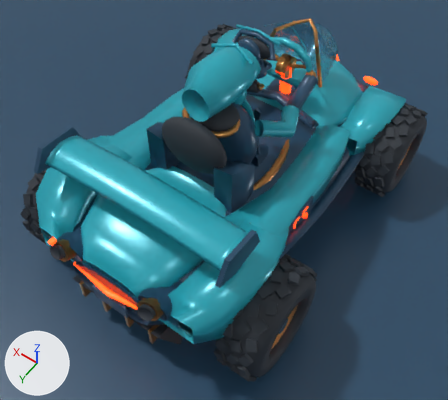
A saved change to the Blender file assets/hero-kart-v2/hero-kart-v2.blend.
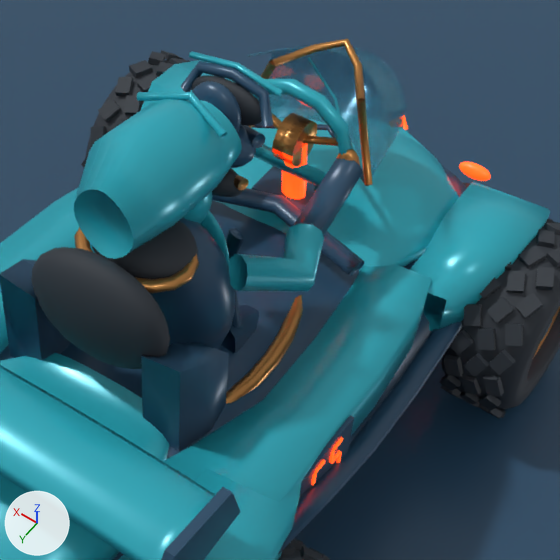
There are two pictures of each version: one whole from a 50 mm lens placed at (-1.378, 2.097, 3.221), pointed at (-0.102, 0.309, 0.412), one close up on the part from 33% to 92% of the width and 0% to 66% of the height. Arrows for +X, +Y and +Z are at lower left; the lights stay in place. The older version's two pictures come first.

Objects in the first close-up: 'LOD0_CamberedRearWing', 'LOD0_CockpitShoulder', 'LOD0_ContinuousLowerTub', 'LOD0_Headrest', 'LOD0_HelmetShell', 'LOD0_IntegratedFrontFender', 'LOD0_MiniWindshieldBase', 'LOD0_MiniWindshieldLeftFrame', 'LOD0_MiniWindshieldLens', 'LOD0_MiniWindshieldTop', 'LOD0_NoseCrown', 'LOD0_RearPowerSpine', 'LOD0_SeatShellMirror', 'LOD0_Tire', 'PRESENTATION_StudioGround' and 86 more.
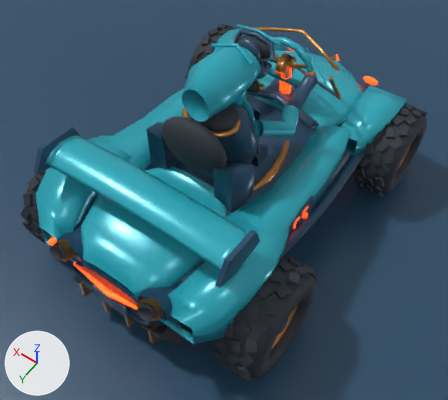
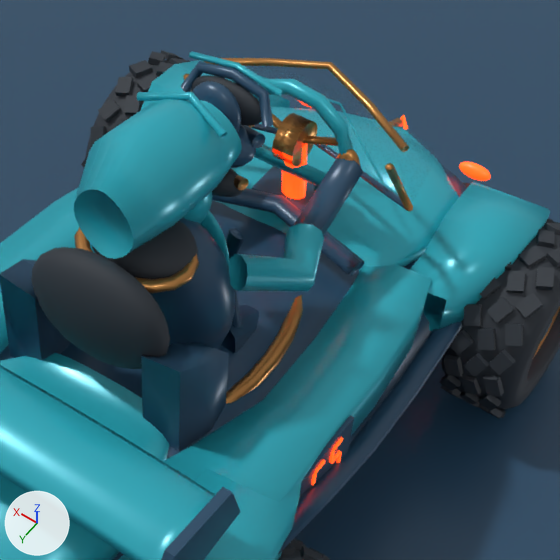
What changed in the scene script:
```text
Change mat_cockpit_glass:
    mat_cockpit_glass.alpha: 0.48 -> 0.05
Change me_lod0_miniwindshieldlens_mesh:
    used by ob_lod0_miniwindshieldlens; location = (0.0, 0.0, 0.0)
    remove me_lod0_miniwindshieldlens_mesh.from_pydata(...)  # 36 vertices, 24 faces; spans x -0.22..0.22, y -0.84..-0.5, z 0.74..0.96
    add me_lod0_miniwindshieldlens_mesh.from_pydata(...)  # 36 vertices, 24 faces; spans x -0.36..0.36, y -0.66..-0.48, z 0.74..0.94
    me_lod0_miniwindshieldlens_mesh part 1: 36 of 36 vertices moved; they spanned x -0.22..0.22, y -0.84..-0.5, z 0.74..0.96 and now span x -0.36..0.36, y -0.66..-0.48, z 0.74..0.94; mean shift (0.0, 0.108, -0.005)
Change me_lod0_miniwindshieldleftframe_mesh:
    used by ob_lod0_miniwindshieldleftframe; location = (0.0, 0.0, 0.0)
    remove me_lod0_miniwindshieldleftframe_mesh.from_pydata(...)  # 22 vertices, 30 faces; spans x -0.231..-0.129, y -0.559..-0.496, z 0.736..0.964
    add me_lod0_miniwindshieldleftframe_mesh.from_pydata(...)  # 22 vertices, 30 faces; spans x -0.372..-0.308, y -0.494..-0.386, z 0.735..0.935
    me_lod0_miniwindshieldleftframe_mesh part 2: 22 of 22 vertices moved; they spanned x -0.231..-0.129, y -0.559..-0.496, z 0.736..0.964 and now span x -0.372..-0.308, y -0.494..-0.386, z 0.735..0.935; mean shift (-0.16, 0.087, -0.015)
Change me_lod0_miniwindshieldtop_mesh:
    used by ob_lod0_miniwindshieldtop; location = (0.0, 0.0, 0.0)
    remove me_lod0_miniwindshieldtop_mesh.from_pydata(...)  # 52 vertices, 60 faces; spans x -0.15..0.15, y -0.712..-0.543, z 0.951..1.01
    add me_lod0_miniwindshieldtop_mesh.from_pydata(...)  # 52 vertices, 60 faces; spans x -0.325..0.325, y -0.632..-0.469, z 0.921..0.98
    me_lod0_miniwindshieldtop_mesh part 3: 52 of 52 vertices moved; they spanned x -0.15..0.15, y -0.712..-0.543, z 0.951..1.01 and now span x -0.325..0.325, y -0.632..-0.469, z 0.921..0.98; mean shift (0.0, 0.08, -0.03)
Change me_lod0_miniwindshieldbase_mesh:
    used by ob_lod0_miniwindshieldbase; location = (0.0, 0.0, 0.0)
    remove me_lod0_miniwindshieldbase_mesh.from_pydata(...)  # 32 vertices, 40 faces; spans x -0.226..0.226, y -0.67..-0.497, z 0.722..0.748
    add me_lod0_miniwindshieldbase_mesh.from_pydata(...)  # 32 vertices, 40 faces; spans x -0.363..0.363, y -0.595..-0.475, z 0.722..0.748
    me_lod0_miniwindshieldbase_mesh part 4: 32 of 32 vertices moved; they spanned x -0.226..0.226, y -0.67..-0.497, z 0.722..0.748 and now span x -0.363..0.363, y -0.595..-0.475, z 0.722..0.748; mean shift (0.0, 0.037, 0.0)
```

What differs and where, as boxes [x1, y1, x2, y2] in the close-ups (560 x 560 px):
'LOD0_MiniWindshieldLens', surface changed, reshaped (45% wider, 16% taller)
    before: [247, 45, 407, 176]
    after: [201, 51, 434, 203]
'LOD0_MiniWindshieldTop', reshaped (119% wider, 51% taller)
    before: [272, 39, 365, 101]
    after: [204, 58, 409, 152]
'LOD0_MiniWindshieldLeftFrame', reshaped (81% wider, 43% shorter)
    before: [357, 100, 372, 185]
    after: [385, 163, 413, 211]
'LOD0_MiniWindshieldBase', reshaped
    before: [252, 122, 369, 186]
    after: [252, 124, 406, 210]
